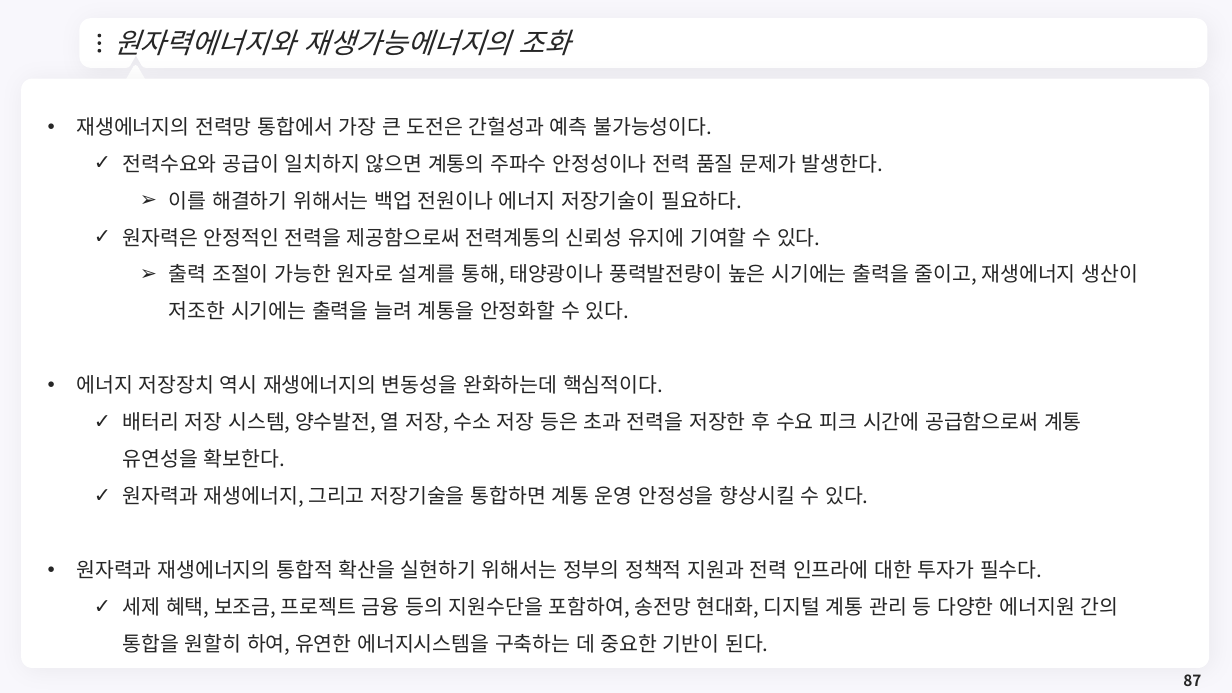
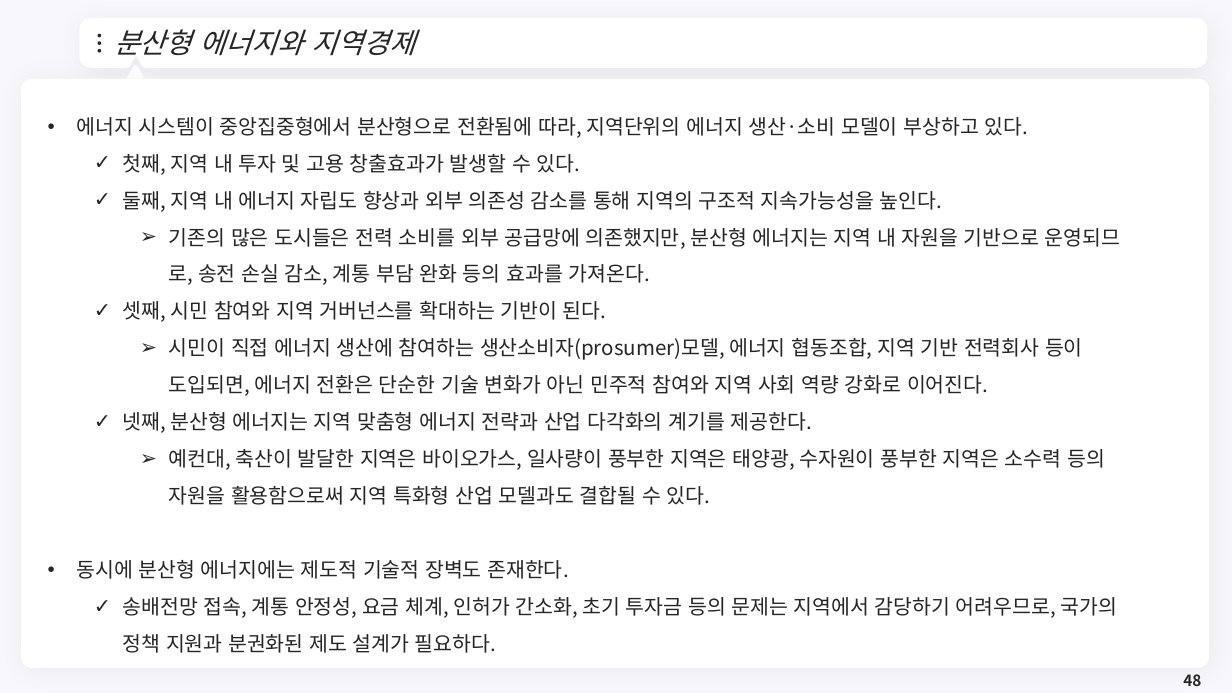
Before and after one commit to meandthey/Teaching, a slide deck: slide 48 of 에너지경제학/자원에너지경제학_Chapter_6 (재생에너지).pptx (slide 87 before the commit). Drawn at 1232x693 pixels with LibreOffice and Linux fonts; fonts in the diff are those of the drawing; background and template pictures are left out. Boxes give left, top, right and bottom in pixels: in the first picture for what was removed or moved away, otherwise in the second. Text is boxed around its words. In the diff, an @@ line names an element or a change of style, - is before the commit and + after.

```diff
--- a/에너지경제학/자원에너지경제학_Chapter_6 (재생에너지).pptx
+++ b/에너지경제학/자원에너지경제학_Chapter_6 (재생에너지).pptx
@@ title at [114, 29, 415, 56]: text changed @@
-원자력에너지와 재생가능에너지의 조화
+분산형 에너지와 지역경제
@@ text at [76, 117, 1120, 653]: text changed @@
-• 재생에너지의 전력망 통합에서 가장 큰 도전은 간헐성과 예측 불가능성이다.
-  ✓ 전력수요와 공급이 일치하지 않으면 계통의 주파수 안정성이나 전력 품질 문제가 발생한다.
-    ➢ 이를 해결하기 위해서는 백업 전원이나 에너지 저장기술이 필요하다.
-  ✓ 원자력은 안정적인 전력을 제공함으로써 전력계통의 신뢰성 유지에 기여할 수 있다.
-    ➢ 출력 조절이 가능한 원자로 설계를 통해, 태양광이나 풍력발전량이 높은 시기에는 출력을 줄이고, 재생에너지 생산이 저조한 시기에는 출력을 늘려 계통을 안정화할 수 있다.
-• 에너지 저장장치 역시 재생에너지의 변동성을 완화하는데 핵심적이다.
-  ✓ 배터리 저장 시스템, 양수발전, 열 저장, 수소 저장 등은 초과 전력을 저장한 후 수요 피크 시간에 공급함으로써 계통 유연성을 확보한다.
-  ✓ 원자력과 재생에너지, 그리고 저장기술을 통합하면 계통 운영 안정성을 향상시킬 수 있다.
-• 원자력과 재생에너지의 통합적 확산을 실현하기 위해서는 정부의 정책적 지원과 전력 인프라에 대한 투자가 필수다.
-  ✓ 세제 혜택, 보조금, 프로젝트 금융 등의 지원수단을 포함하여, 송전망 현대화, 디지털 계통 관리 등 다양한 에너지원 간의 통합을 원할히 하여, 유연한 에너지시스템을 구축하는 데 중요한 기반이 된다.
+• 에너지 시스템이 중앙집중형에서 분산형으로 전환됨에 따라, 지역단위의 에너지 생산·소비 모델이 부상하고 있다.
+  ✓ 첫째, 지역 내 투자 및 고용 창출효과가 발생할 수 있다.
+  ✓ 둘째, 지역 내 에너지 자립도 향상과 외부 의존성 감소를 통해 지역의 구조적 지속가능성을 높인다.
+    ➢ 기존의 많은 도시들은 전력 소비를 외부 공급망에 의존했지만, 분산형 에너지는 지역 내 자원을 기반으로 운영되므로, 송전 손실 감소, 계통 부담 완화 등의 효과를 가져온다.
+  ✓ 셋째, 시민 참여와 지역 거버넌스를 확대하는 기반이 된다.
+    ➢ 시민이 직접 에너지 생산에 참여하는 생산소비자(prosumer)모델, 에너지 협동조합, 지역 기반 전력회사 등이 도입되면, 에너지 전환은 단순한 기술 변화가 아닌 민주적 참여와 지역 사회 역량 강화로 이어진다.
+  ✓ 넷째, 분산형 에너지는 지역 맞춤형 에너지 전략과 산업 다각화의 계기를 제공한다.
+    ➢ 예컨대, 축산이 발달한 지역은 바이오가스, 일사량이 풍부한 지역은 태양광, 수자원이 풍부한 지역은 소수력 등의 자원을 활용함으로써 지역 특화형 산업 모델과도 결합될 수 있다.
+• 동시에 분산형 에너지에는 제도적 기술적 장벽도 존재한다.
+  ✓ 송배전망 접속, 계통 안정성, 요금 체계, 인허가 간소화, 초기 투자금 등의 문제는 지역에서 감당하기 어려우므로, 국가의 정책 지원과 분권화된 제도 설계가 필요하다.
@@ page number at [1183, 674, 1201, 686]: text changed @@
-87
+48
```
Also in this commit, not shown: 3 other slides changed, 41 slides removed, 1 other file.
